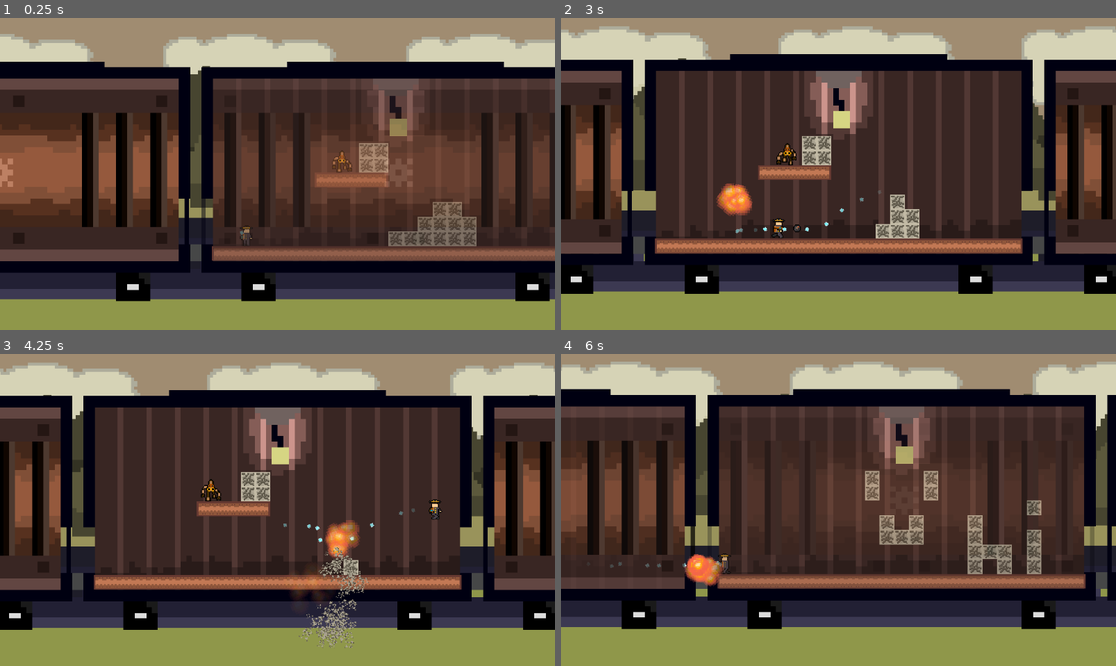
Above: before the commit, frames 1-4 (two rows, left to right).
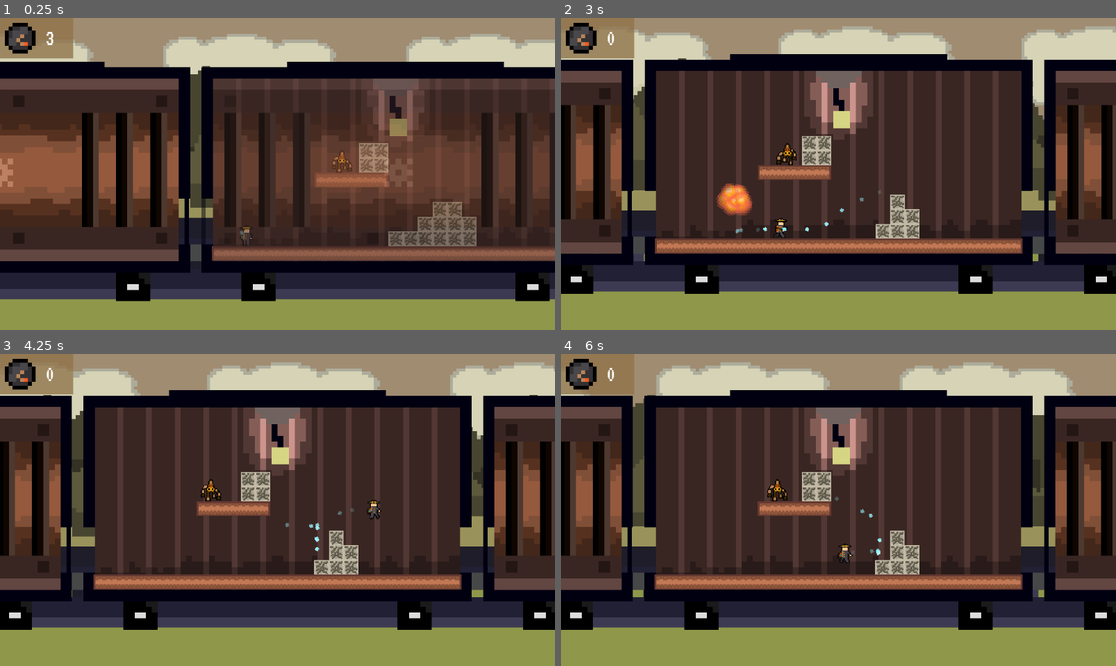
Above: after the commit, the same moments.

Repository: jordanbrotherton/GearDeRail
Game: Godot game, scene res://main.tscn
The game is run twice, just before and just after one commit, with the same random seed, the same clock (stepped at 60 frames per second) and the same inputs.
Inputs:
- Up to frame 1 (0.25 s): no input
- Up to frame 2 (3 s): hold Right (ui_right) 0.53-2.03 s; tap X (bomb) every 0.75 s from 0.6 to 2.85 s; tap Space (jump) at 0.77, 1.52 s; hold Left (ui_left) 2.03-2.78 s; hold Right (ui_right) from 2.78 s (still down)
- Up to frame 3 (4.25 s): keep holding Right (ui_right); tap Space (jump) at 3.02, 3.77 s; tap X (bomb) at 3.6 s
- Up to frame 4 (6 s): release Right (ui_right) at 4.28 s; hold Left (ui_left) 4.28-5.03 s; tap X (bomb) at 4.35, 5.1, 5.85 s; tap Space (jump) at 4.52 s; hold Right (ui_right) 5.03-5.78 s; hold Left (ui_left) from 5.78 s (still down)

The runs differ from the first frame. In frame 1, 1.7% of the frame differs, in the area x 0-14%, y 0-13%; in frame 2, 1.8%; in frame 3, 4.7%; in frame 4, 44%, in the area x 0-100%, y 0-89%.

Commit message:
feat: added bomb limits

Diff:
--- a/entities/player/player.gd
+++ b/entities/player/player.gd
@@ -11,6 +11,7 @@
 
 signal state_change(state: states)
 signal player_respawn(pos)
+signal bomb_count_changed(bombs)
 
 @export var player_skin: Node2D
 @export var bomb: PackedScene
@@ -24,6 +25,9 @@
 var is_right: bool = false
 
 var spawn_point: Vector2
+
+var max_bombs: int = 3
+var bombs_left: int = 3
 
 func _physics_process(delta: float) -> void:
 	# Add the gravity.
@@ -41,6 +45,8 @@
 			player_respawn.emit(global_position)
 			state = states.STILL
 			global_position = spawn_point
+			bombs_left = max_bombs
+			bomb_count_changed.emit(bombs_left)
 
 	if state != states.DEAD:
 		# Get the input direction and handle the movement/deceleration.
@@ -61,13 +67,16 @@
 				is_jumped = true
 
 		if Input.is_action_just_pressed("bomb"):
-			var n = bomb.instantiate()
-			n.global_position = global_position
-			if is_right:
-				n.global_position.x += 30
-			else: n.global_position.x -= 30
-			get_parent().add_child(n)
-			n.set_speed(is_right)
+			if bombs_left > 0:
+				bombs_left -= 1
+				var n = bomb.instantiate()
+				n.global_position = global_position
+				if is_right:
+					n.global_position.x += 30
+				else: n.global_position.x -= 30
+				get_parent().add_child(n)
+				n.set_speed(is_right)
+				bomb_count_changed.emit(bombs_left)
 
 	update_state()
 
@@ -93,5 +102,8 @@
 		state_change.emit(state)
 
 
-func _on_level_changed(spawn: Variant) -> void:
+func _on_level_changed(spawn: Variant, level: Level) -> void:
 	spawn_point = spawn
+	max_bombs = level.bombs
+	bombs_left = max_bombs
+	bomb_count_changed.emit(bombs_left)
--- a/entities/player/player_death_marker.tscn
+++ b/entities/player/player_death_marker.tscn
@@ -6,5 +6,5 @@
 scale = Vector2(0.14, 0.14)
 
 [node name="Sprite2D" type="Sprite2D" parent="." unique_id=1846958605]
-position = Vector2(0, -0.1)
+position = Vector2(0, -2)
 texture = ExtResource("1_imb6m")
--- a/entities/train_car/train_car.gd
+++ b/entities/train_car/train_car.gd
@@ -2,7 +2,7 @@
 extends Sprite2D
 
 signal player_done
-signal level_changed(spawn)
+signal level_changed(spawn, level)
 
 @export var door_l: Node2D
 @export var door_r: Node2D
@@ -25,7 +25,7 @@
 func place_level(level: PackedScene) -> void:
 	var lvl = level.instantiate()
 	level_node.add_child(lvl)
-	level_changed.emit(spawn_point.global_position)
+	level_changed.emit(spawn_point.global_position, lvl)
 
 ## This should be when the car is currently active and focused on the camera.
 func focus() -> void:
--- /dev/null
+++ b/level/level.gd
@@ -0,0 +1,4 @@
+class_name Level
+extends Node
+
+@export var bombs: int = 3
--- a/level/loadables/1.tscn
+++ b/level/loadables/1.tscn
@@ -1,12 +1,14 @@
 [gd_scene format=4 uid="uid://j25b3w3mgw6j"]
 
 [ext_resource type="TileSet" uid="uid://cfe6f2376jpav" path="res://level/tile1.tres" id="1_lrn06"]
+[ext_resource type="Script" uid="uid://ce0qkykgy05v4" path="res://level/level.gd" id="1_qqupm"]
 [ext_resource type="TileSet" uid="uid://campbvkxqwrfm" path="res://level/tile2.tres" id="2_22yjp"]
 [ext_resource type="PackedScene" uid="uid://daupqpk0tau8m" path="res://entities/enemy/golem/golem.tscn" id="3_22yjp"]
 
 [node name="To Start" type="Node2D" unique_id=1613135151]
 position = Vector2(-24.473, 13.924)
 scale = Vector2(0.161, 0.161)
+script = ExtResource("1_qqupm")
 
 [node name="StaticBody2D" type="StaticBody2D" parent="." unique_id=1892856997]
 
--- a/level/loadables/test2.tscn
+++ b/level/loadables/2.tscn
@@ -1,11 +1,13 @@
 [gd_scene format=4 uid="uid://bbdthj7fwk44h"]
 
 [ext_resource type="TileSet" uid="uid://cfe6f2376jpav" path="res://level/tile1.tres" id="1_aoiym"]
+[ext_resource type="Script" uid="uid://ce0qkykgy05v4" path="res://level/level.gd" id="1_bd4hd"]
 [ext_resource type="TileSet" uid="uid://campbvkxqwrfm" path="res://level/tile2.tres" id="2_b2x2c"]
 
-[node name="Test2" type="Node2D" unique_id=427071674]
+[node name="hi c!" type="Node2D" unique_id=427071674]
 position = Vector2(-24.473, 13.924)
 scale = Vector2(0.161, 0.161)
+script = ExtResource("1_bd4hd")
 
 [node name="StaticBody2D" type="StaticBody2D" parent="." unique_id=1701753417]
 
--- a/level/loadables/template.tscn
+++ b/level/loadables/template.tscn
@@ -1,11 +1,13 @@
 [gd_scene format=4 uid="uid://c62868fxodmg5"]
 
 [ext_resource type="TileSet" uid="uid://cfe6f2376jpav" path="res://level/tile1.tres" id="1_jr7xr"]
+[ext_resource type="Script" uid="uid://ce0qkykgy05v4" path="res://level/level.gd" id="1_n8ldk"]
 [ext_resource type="TileSet" uid="uid://campbvkxqwrfm" path="res://level/tile2.tres" id="2_n8ldk"]
 
 [node name="Template (copy please!)" type="Node2D" unique_id=1613135151]
 position = Vector2(-24.473, 13.924)
 scale = Vector2(0.161, 0.161)
+script = ExtResource("1_n8ldk")
 
 [node name="StaticBody2D" type="StaticBody2D" parent="." unique_id=1892856997]
 
--- a/main.tscn
+++ b/main.tscn
@@ -2,11 +2,12 @@
 
 [ext_resource type="Script" uid="uid://b2j8va1qg8ghd" path="res://conductor.gd" id="1_272bh"]
 [ext_resource type="PackedScene" uid="uid://j25b3w3mgw6j" path="res://level/loadables/1.tscn" id="2_lquwl"]
-[ext_resource type="PackedScene" uid="uid://bbdthj7fwk44h" path="res://level/loadables/test2.tscn" id="4_4c57u"]
+[ext_resource type="PackedScene" uid="uid://bbdthj7fwk44h" path="res://level/loadables/2.tscn" id="4_4c57u"]
 [ext_resource type="PackedScene" uid="uid://cgqyi8wgvf0iw" path="res://level/bg/background.tscn" id="4_272bh"]
 [ext_resource type="PackedScene" uid="uid://couc0arcgkuet" path="res://entities/train_car/train_car.tscn" id="5_efxa6"]
 [ext_resource type="Script" uid="uid://bwggbcs6sdhn3" path="res://entities/player/camera.gd" id="6_dg77c"]
 [ext_resource type="PackedScene" uid="uid://bxvkp7mqo223j" path="res://entities/player/player.tscn" id="7_ycdy4"]
+[ext_resource type="PackedScene" uid="uid://bxi57dlwl3q7i" path="res://ui/level_ui.tscn" id="8_5vw27"]
 
 [node name="MainGame" type="Node2D" unique_id=1954199207 node_paths=PackedStringArray("left_car", "active_car", "right_car")]
 script = ExtResource("1_272bh")
@@ -39,12 +40,17 @@
 position = Vector2(520, -57.000004)
 scale = Vector2(1.9099334, 1.3317704)
 
+[node name="CanvasLayer" type="CanvasLayer" parent="." unique_id=1022356225]
+
+[node name="LevelUi" parent="CanvasLayer" unique_id=1222728834 instance=ExtResource("8_5vw27")]
+
 [connection signal="level_changed" from="TrainCar" to="Player" method="_on_level_changed"]
 [connection signal="player_done" from="TrainCar" to="." method="_on_player_done"]
 [connection signal="level_changed" from="TrainCar2" to="Player" method="_on_level_changed"]
 [connection signal="player_done" from="TrainCar2" to="." method="_on_player_done"]
 [connection signal="level_changed" from="TrainCar3" to="Player" method="_on_level_changed"]
 [connection signal="player_done" from="TrainCar3" to="." method="_on_player_done"]
+[connection signal="bomb_count_changed" from="Player" to="CanvasLayer/LevelUi" method="update_bomb"]
 [connection signal="player_respawn" from="Player" to="TrainCar" method="_on_player_respawn"]
 [connection signal="player_respawn" from="Player" to="TrainCar2" method="_on_player_respawn"]
 [connection signal="player_respawn" from="Player" to="TrainCar3" method="_on_player_respawn"]
--- /dev/null
+++ b/ui/level_ui.gd
@@ -0,0 +1,7 @@
+extends Control
+
+@export var bomb_label: Label
+
+
+func update_bomb(count):
+	bomb_label.text = str(count)
--- /dev/null
+++ b/ui/level_ui.tscn
@@ -0,0 +1,48 @@
+[gd_scene format=3 uid="uid://bxi57dlwl3q7i"]
+
+[ext_resource type="Texture2D" uid="uid://11w6dlcmnin7" path="res://entities/bomb/bomb/bomb_1.png" id="1_pf3gj"]
+[ext_resource type="Script" uid="uid://cw408dqc0uiey" path="res://ui/level_ui.gd" id="1_utfi2"]
+[ext_resource type="FontFile" uid="uid://ke7n8a1sp4qv" path="res://VT323-Regular.ttf" id="3_mghd1"]
+
+[sub_resource type="LabelSettings" id="LabelSettings_2gdlo"]
+font = ExtResource("3_mghd1")
+font_size = 48
+
+[node name="LevelUi" type="Control" unique_id=1222728834 node_paths=PackedStringArray("bomb_label")]
+layout_mode = 3
+anchors_preset = 15
+anchor_right = 1.0
+anchor_bottom = 1.0
+grow_horizontal = 2
+grow_vertical = 2
+script = ExtResource("1_utfi2")
+bomb_label = NodePath("TextureRect/Container/HBoxContainer/Label")
+
+[node name="TextureRect" type="ColorRect" parent="." unique_id=1118906333]
+custom_minimum_size = Vector2(0, 84)
+layout_mode = 1
+offset_right = 152.0
+offset_bottom = 84.0
+color = Color(0.56078434, 0.4509804, 0.2901961, 0.78431374)
+
+[node name="Container" type="MarginContainer" parent="TextureRect" unique_id=1330635434]
+layout_mode = 0
+offset_right = 113.0
+offset_bottom = 74.0
+theme_override_constants/margin_left = 10
+theme_override_constants/margin_top = 10
+
+[node name="HBoxContainer" type="HBoxContainer" parent="TextureRect/Container" unique_id=167372057]
+custom_minimum_size = Vector2(0, 64)
+layout_mode = 2
+theme_override_constants/separation = 20
+
+[node name="TextureRect" type="TextureRect" parent="TextureRect/Container/HBoxContainer" unique_id=1569678785]
+layout_mode = 2
+texture = ExtResource("1_pf3gj")
+expand_mode = 2
+
+[node name="Label" type="Label" parent="TextureRect/Container/HBoxContainer" unique_id=1339330227]
+layout_mode = 2
+text = "0"
+label_settings = SubResource("LabelSettings_2gdlo")
Not shown, added: gj_icon.png.import
Not shown, added: level/level.gd.uid
Not shown, added: ui/level_ui.gd.uid
